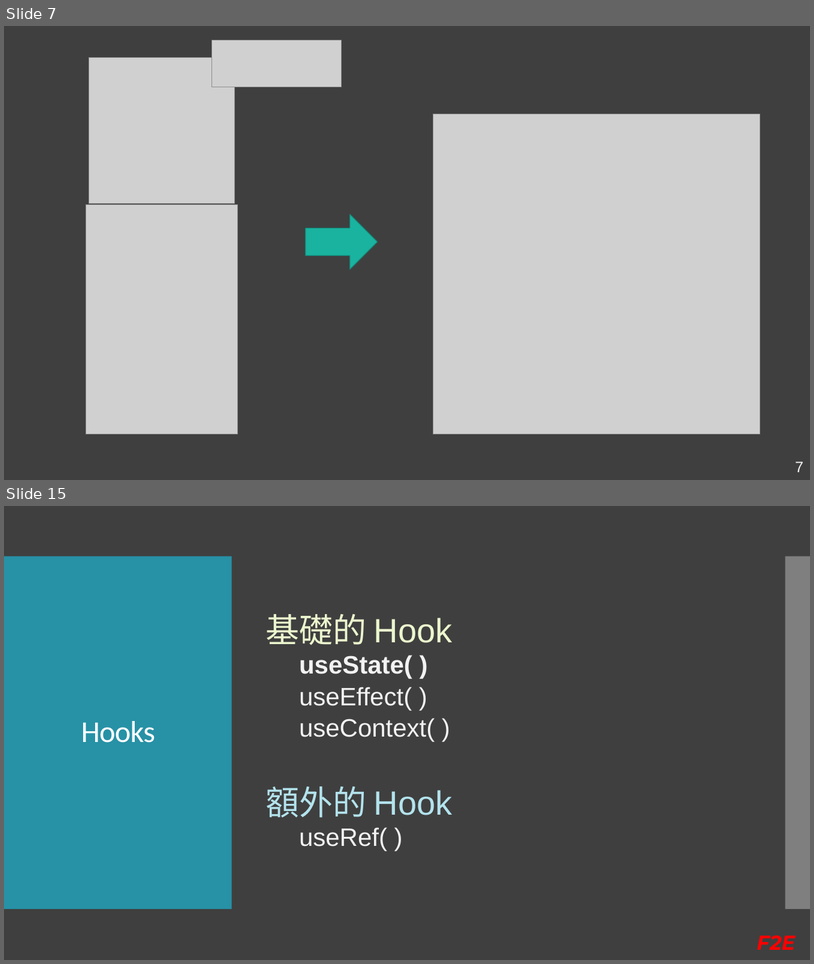
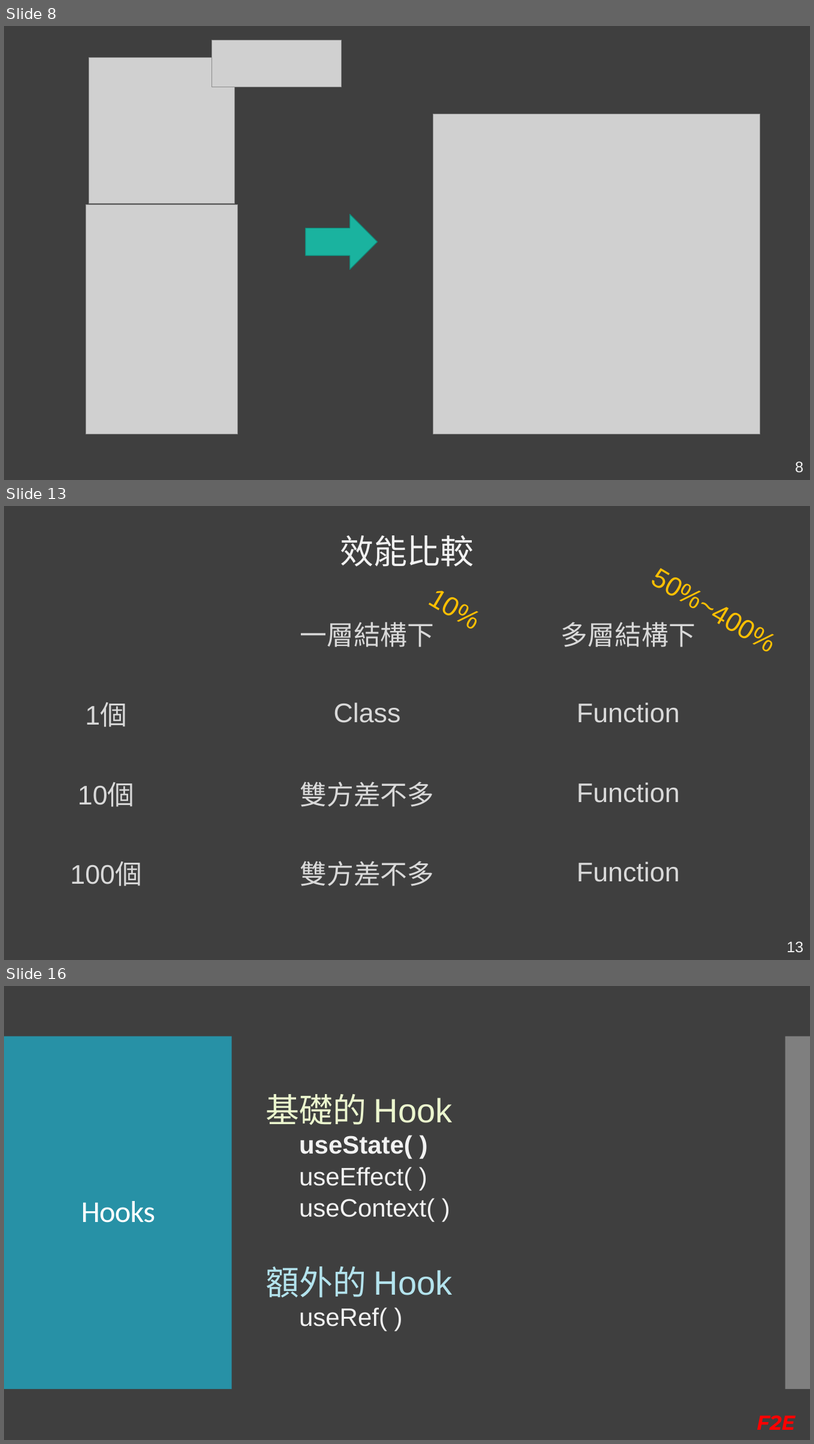
Before and after one commit to Kader-coder/React-Hooks, a slide deck: PPT/React Hooks &.pptx. Shown one above the other, each under a label of ours: slides 7 and 15 before the commit, slides 8, 13 and 16 after it; the slides between them are not shown. The pictures are 814x964 and 814x1444 pixels, drawn with LibreOffice and Linux fonts; fonts in the diff are those of the drawing; grey boxes stand for pictures. Boxes give left, top, right and bottom in pixels: in the first picture for what was removed or moved away, otherwise in the second. Text is boxed around its words. In the diff, an @@ line names an element or a change of style, - is before the commit and + after.

```diff
--- a/PPT/React Hooks &.pptx
+++ b/PPT/React Hooks &.pptx
@@ slide 13 added at (4, 506, 810, 960), background #3F3F3F @@
@@ text added at (340, 535, 474, 567), 40 pt, text #F2F2F2 @@
+效能比較
@@ text added at (650, 568, 676, 595), 32 pt, text #FFC000 @@
+50%~400%
@@ table added at (4, 594, 759, 913), 4 rows, 3 columns @@
+ | 一層結構下 | 多層結構下
+1個 | Class | Function
+10個 | 雙方差不多 | Function
+100個 | 雙方差不多 | Function
@@ text added at (427, 591, 453, 615), 32 pt, text #FFC000 @@
+10%
@@ page number added at (787, 941, 804, 952), 18 pt, text #F2F2F2 @@
+13
@@ what was slide 7 is now slide 8 @@
@@ page number at (795, 461, 804, 472): text changed @@
-7
+8
@@ what was slide 15 is now slide 16 @@
```
Also in this commit, not shown: 6 slides changed, 5 other slides added, 5 slides removed, 1 other file.
